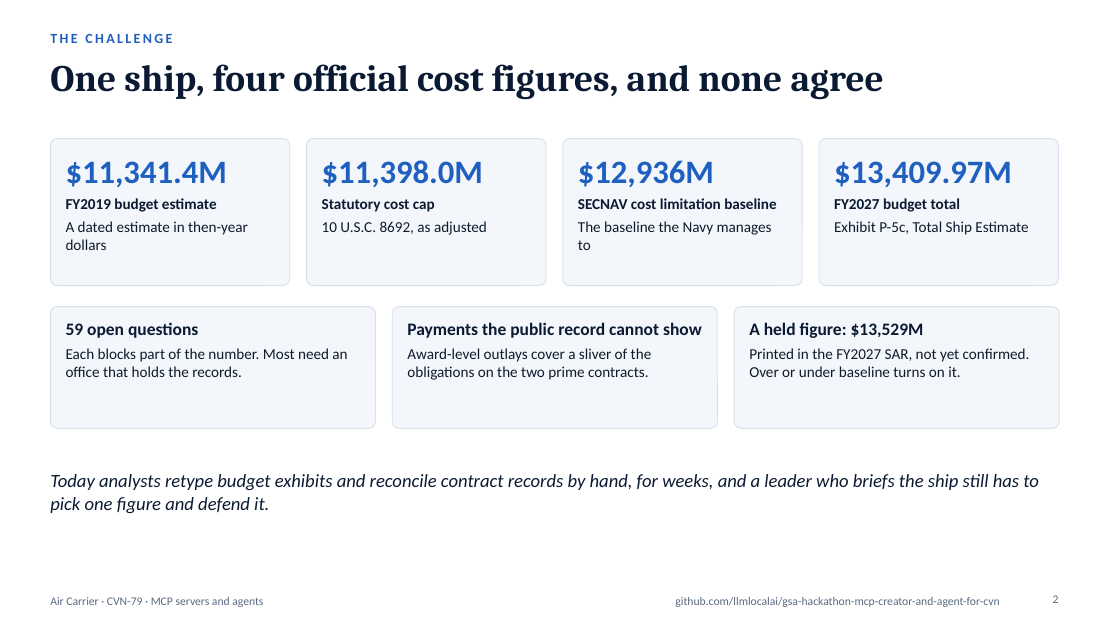
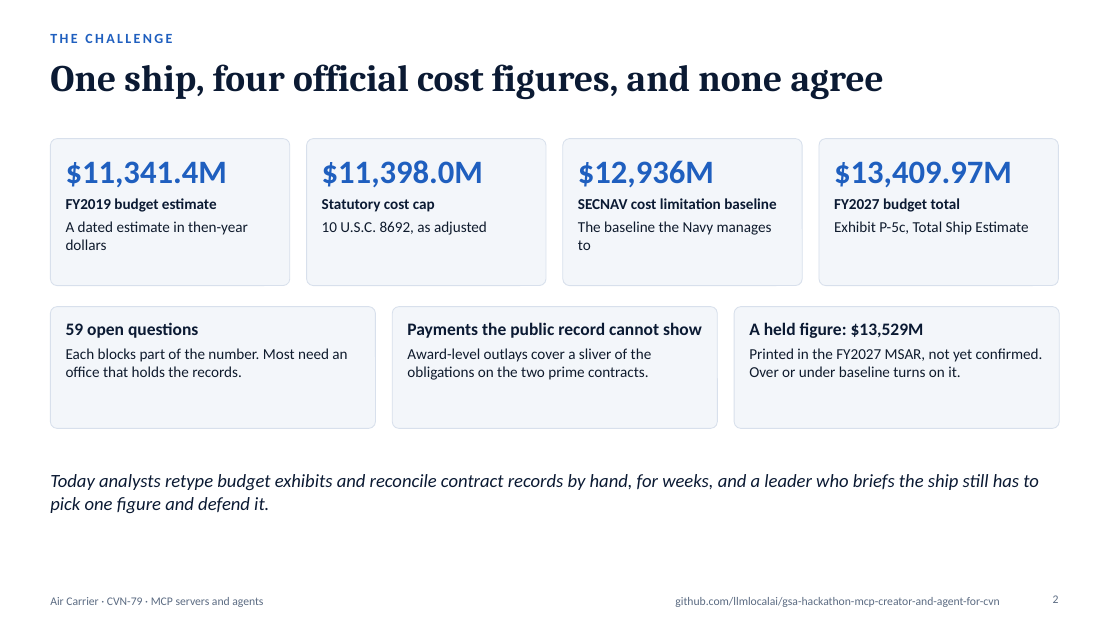
Before and after one commit to gsa-mcp-hackathon/gsa-hackathon-mcp-creator-and-agent-for-air-carrier, a slide deck: slide 2 of docs/submission/mcp-a-creator-one-hub-deck.pptx. Drawn at 1120x630 pixels with LibreOffice and Linux fonts; fonts in the diff are those of the drawing. Boxes give left, top, right and bottom in pixels: in the first picture for what was removed or moved away, otherwise in the second. Text is boxed around its words. In the diff, an @@ line names an element or a change of style, - is before the commit and + after.

```diff
--- a/docs/submission/mcp-a-creator-one-hub-deck.pptx
+++ b/docs/submission/mcp-a-creator-one-hub-deck.pptx
@@ text at box(749, 348, 1043, 377): text changed @@
-Printed in the FY2027 SAR, not yet confirmed. Over or under baseline turns on it.
+Printed in the FY2027 MSAR, not yet confirmed. Over or under baseline turns on it.
```
Also in this commit, not shown: 5 other slides changed, 3 other files.
